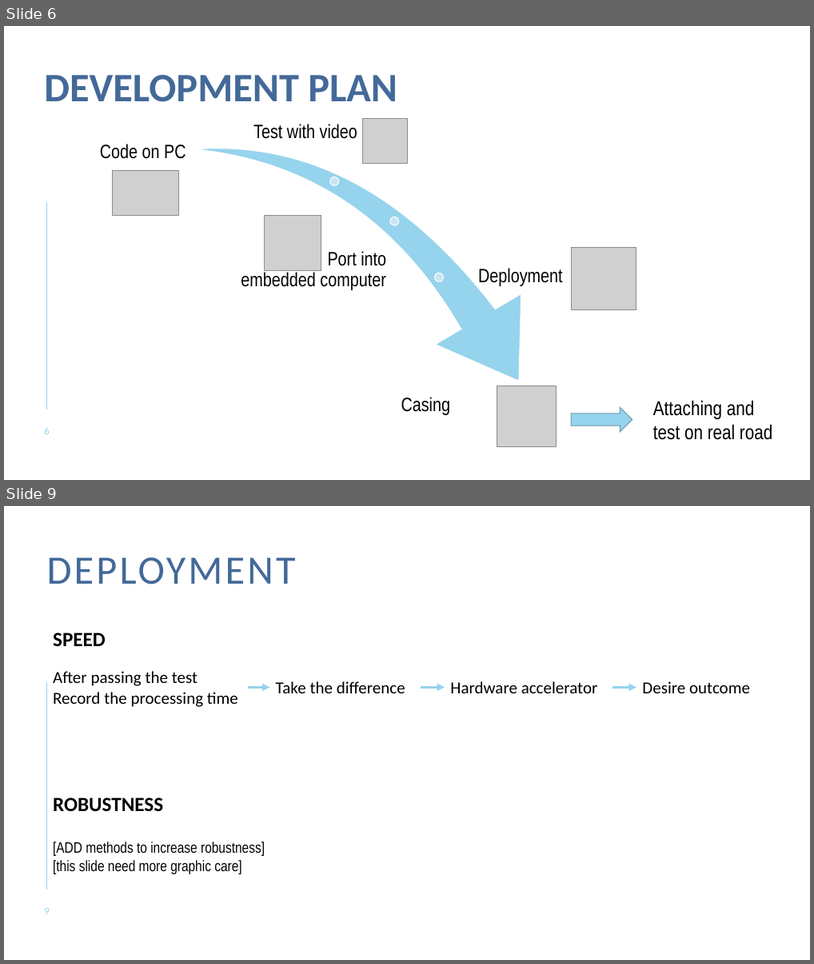
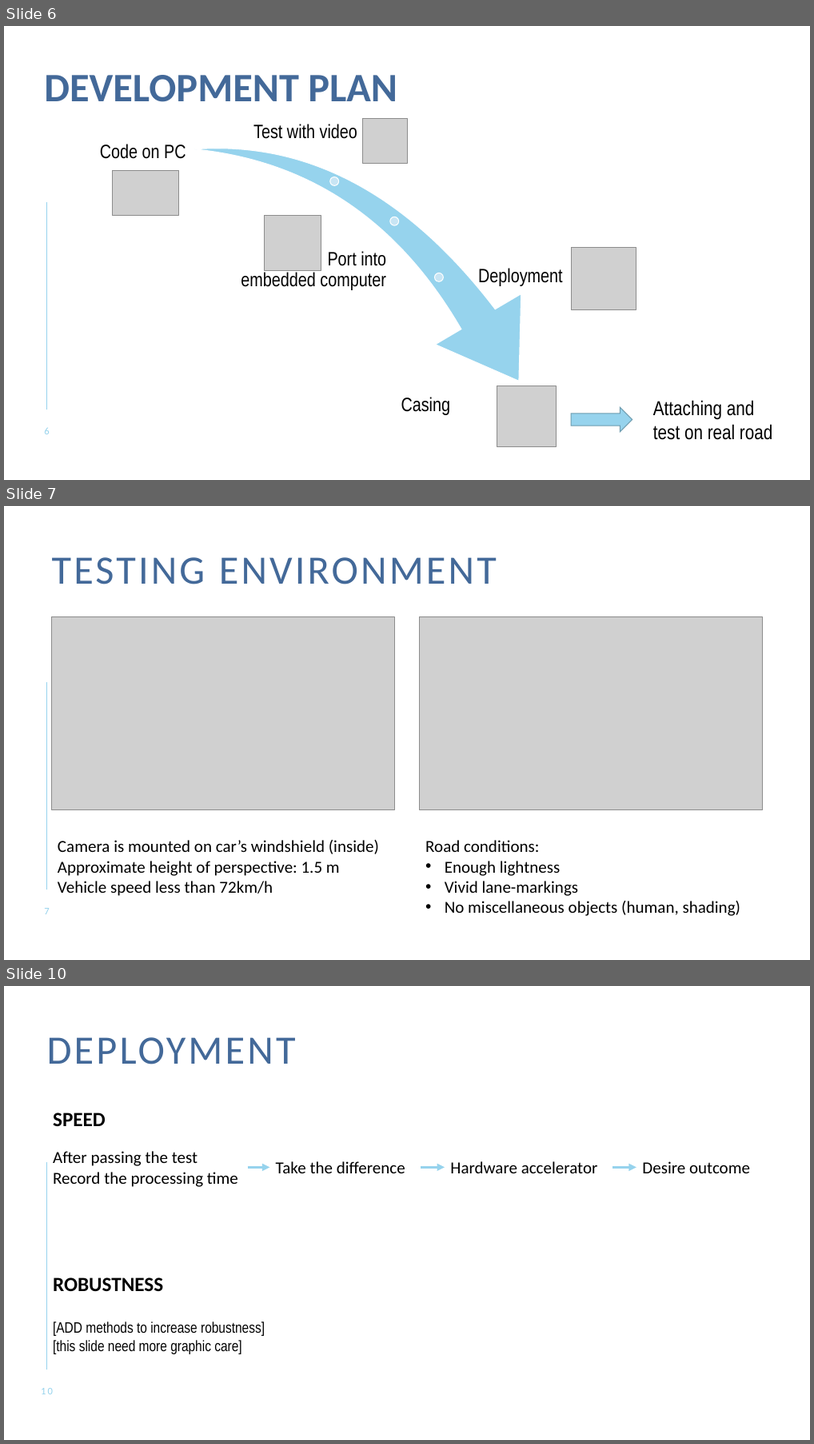
Before and after one commit to hphnngcquan/LaneDetection-OpenCV, a slide deck: docs/WeeklyNotes/Report_Nov20.pptx. Shown one above the other, each under a label of ours: slides 6 and 9 before the commit, slides 6, 7 and 10 after it; the slides between them are not shown. The pictures are 814x964 and 814x1444 pixels, drawn with LibreOffice and Linux fonts; fonts in the diff are those of the drawing; grey boxes stand for pictures. Boxes give left, top, right and bottom in pixels: in the first picture for what was removed or moved away, otherwise in the second. Text is boxed around its words. In the diff, an @@ line names an element or a change of style, - is before the commit and + after.

Commit message:
chore[docs]: update Report_Nov20
add HW requirement
add testing environment

```diff
--- a/docs/WeeklyNotes/Report_Nov20.pptx
+++ b/docs/WeeklyNotes/Report_Nov20.pptx
@@ slide 7 added at <box>4,506,810,960</box>, background #FFFFFF; not listed: 1 template element that a slide beside it also shows @@
@@ title added at <box>52,557,497,584</box>, 48 pt, text #436999 @@
+TESTING ENVIRONMENT
@@ picture added at <box>52,616,394,810</box> @@
@@ picture added at <box>420,616,763,810</box> @@
@@ text added at <box>58,840,379,896</box>, 20 pt, text #000000 @@
+Camera is mounted on car’s windshield (inside)
+Approximate height of perspective: 1.5 m
+Vehicle speed less than 72km/h
@@ text added at <box>426,840,741,916</box>, 20 pt, text #000000 @@
+Road conditions:
+• Enough lightness
+• Vivid lane-markings
+• No miscellaneous objects (human, shading)
@@ page number added at <box>44,908,49,914</box>, 12 pt, text #96D3ED @@
+7
@@ what was slide 9 is now slide 10 @@
@@ page number at <box>41,1388,53,1394</box>: text changed @@
-9
+10
```
Also in this commit, not shown: 3 slides changed.
